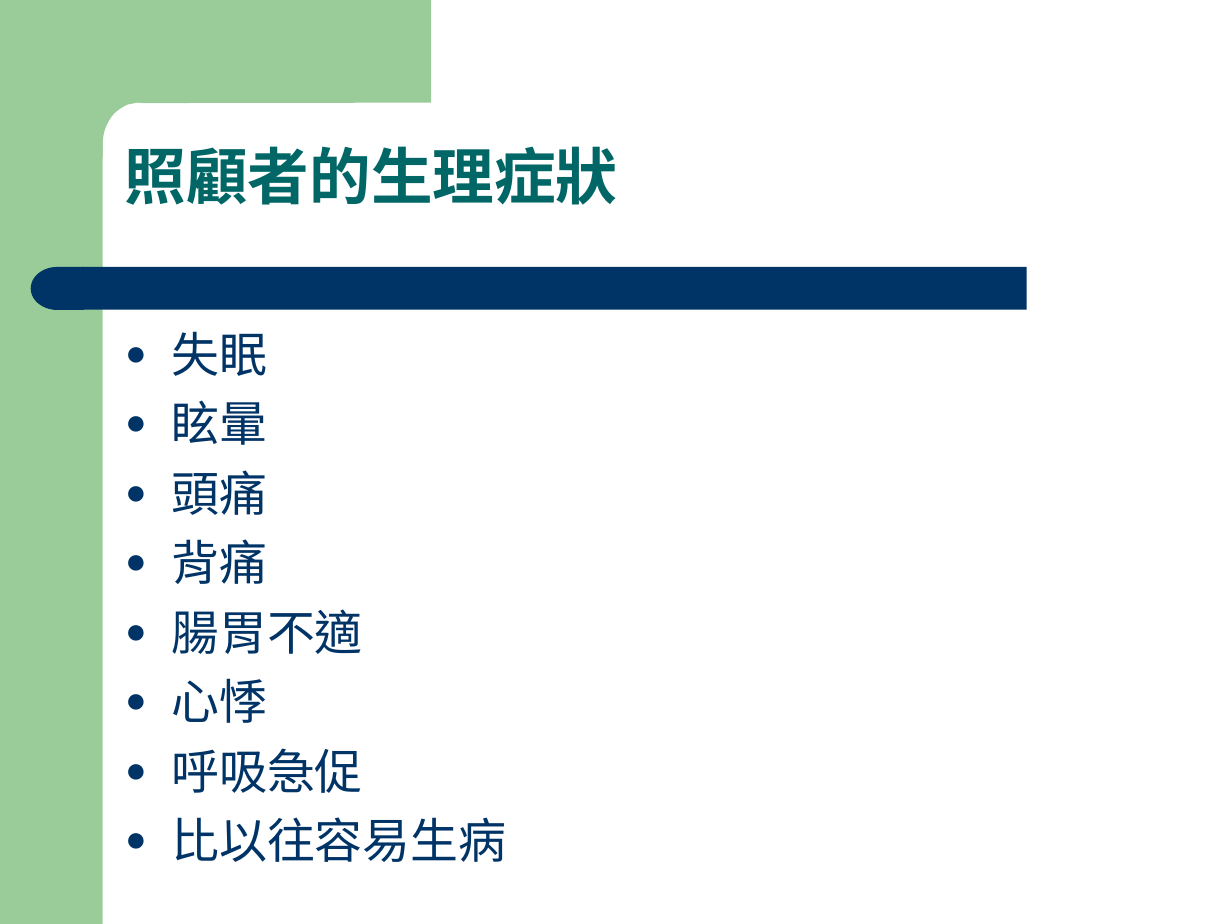
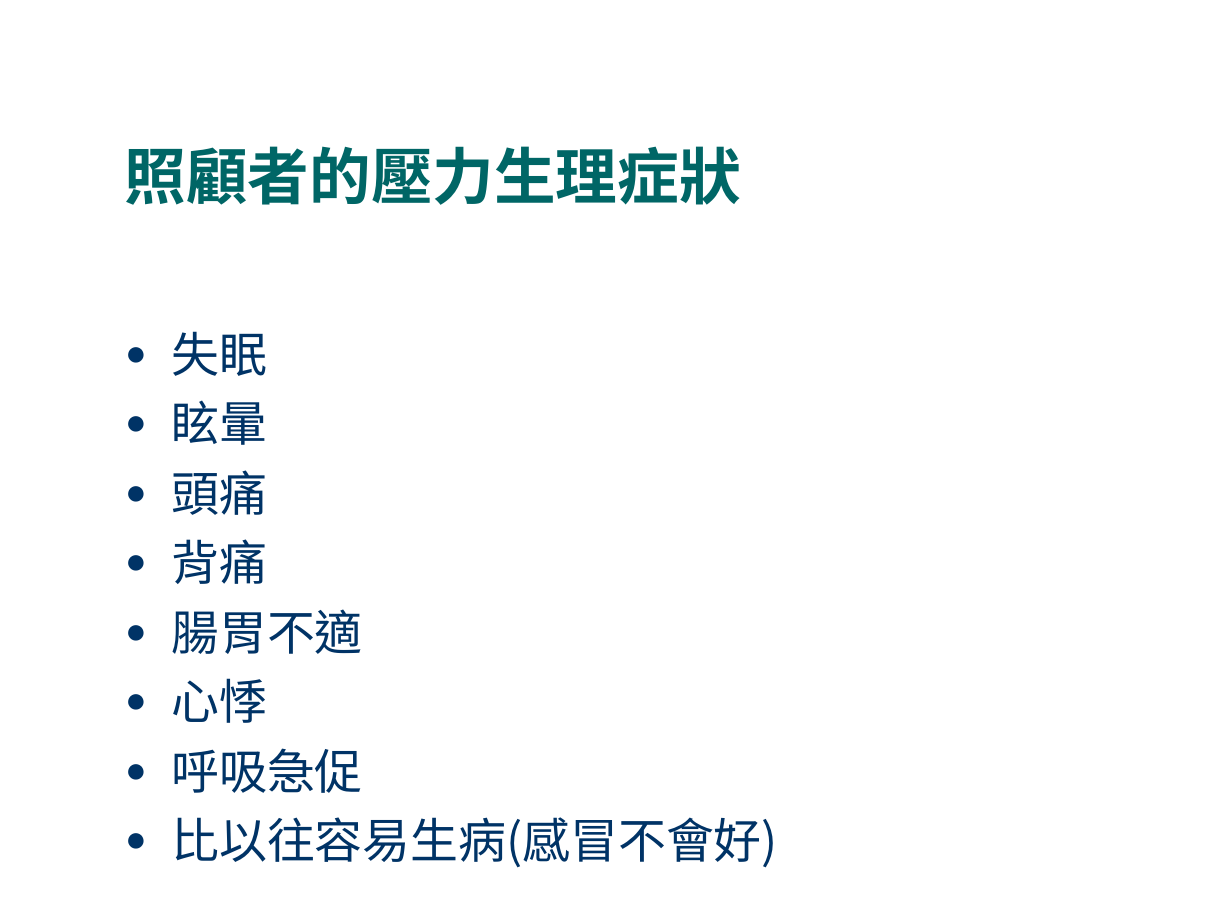
Before and after one commit to fhopecc/stxt, a slide deck: slide 12 of doc/tutorial/home_care.odp (slide 10 before the commit). Drawn at 1232x924 pixels with LibreOffice and Linux fonts; fonts in the diff are those of the drawing. Boxes give left, top, right and bottom in pixels: in the first picture for what was removed or moved away, otherwise in the second. Text is boxed around its words. In the diff, an @@ line names an element or a change of style, - is before the commit and + after.

```diff
--- a/doc/tutorial/home_care.odp
+++ b/doc/tutorial/home_care.odp
@@ title at (125,146,741,205): text changed @@
-照顧者的生理症狀
+照顧者的壓力生理症狀
@@ group removed at (0,0,1027,924): 1 rectangle, 1 freeform shape, 1 rounded rectangle, 1 flow chart delay @@
@@ text at (171,817,777,868): text changed @@
-● 比以往容易生病
+● 比以往容易生病(感冒不會好)
```
Also in this commit, not shown: 24 other slides changed, 4 slides added, 3 other files.
